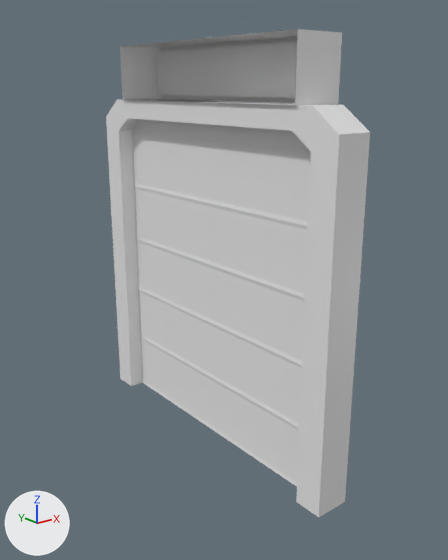
Renders of the FBX model GlitchCoreProject/Assets/3D Models/Map parts/Door_Open.fbx from each side of a commit.
Camera for both pictures: a 50 mm lens placed at (-2.24, -2.92, 2.2), pointed at (-0.01, -0.13, 1.08). The lights are fixed; the arrows at lower left show +X, +Y and +Z. Where no turn or scale is listed for an object, it has been applied to the vertices.
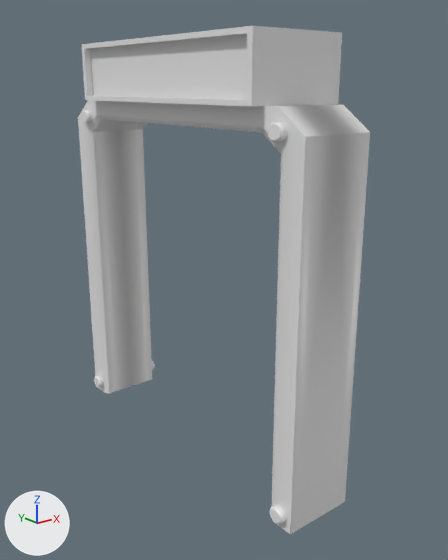
Where the newer file only moved an object's origin or applied its transform, the numbers keep the older frame.

Location of each change, [x1, y1, x2, y2] in pixels of the pictures (448 x 560 px):
'Cube', reshaped (11% wider)
    before: [106, 99, 370, 517]
    after: [78, 100, 370, 534]
'Cube.001', deleted
    before: [132, 119, 311, 487]
'Cube.003', reshaped (17% wider)
    before: [120, 29, 342, 105]
    after: [81, 26, 342, 106]
'Cube.002', reshaped (not visible before)
    after: [81, 110, 288, 524]
part 2 of me_cube, built on
    before: [106, 99, 339, 517]
    after: [78, 100, 339, 534]
part 3 of me_cube_001, added
    after: [81, 110, 92, 123]
part 4 of me_cube_001, added
    after: [94, 375, 104, 387]
part 5 of me_cube_001, added
    after: [267, 122, 288, 142]
part 6 of me_cube_001, added
    after: [270, 505, 287, 524]

The change, as a diff of the scene's bpy script:
```diff
--- a/GlitchCoreProject/Assets/3D Models/Map parts/Door_Open.fbx.py
+++ b/GlitchCoreProject/Assets/3D Models/Map parts/Door_Open.fbx.py
@@ me_cube @@
 # used by ob_cube; location = (0.0, 0.0, 0.0)
-me_cube.from_pydata(...)  # 30 vertices, 27 faces; spans x -0.11..0.11, y -1.06..1.06, z 0.0..2.11
+me_cube.from_pydata(...)  # 48 vertices, 49 faces; spans x -0.32..0.11, y -1.06..1.06, z 0.0..2.11
+# me_cube part 2
+# 5 faces are deleted
+# 6 vertices are added at (-0.32, -0.93, 0.0), (-0.32, 0.93, 0.0), (-0.32, 0.79, 2.02), (-0.32, 0.93, 1.93), (-0.32, -0.93, 1.93), (-0.32, -0.79, 2.02)
+# 6 new vertices lie (-0.21, 0.0, 0.0) away from vertices in x -0.11, y -1.06..1.06, z 0.0..2.11
+# 6 new vertices lie (-0.18, 0.0, 0.0) away from vertices in x -0.11, y -0.89..0.89, z 0.0..1.99
+# 27 new faces join them
 me_cube.materials.append(mat_material)
@@ me_cube_006 @@
 # used by ob_cube_003; location = (0.0, 0.0, 0.0)
-me_cube_006.from_pydata(...)  # 16 vertices, 13 faces; spans x -0.12..0.18, y -0.79..0.79, z 2.11..2.44
+me_cube_006.from_pydata(...)  # 28 vertices, 26 faces; spans x -0.39..0.18, y -0.79..0.79, z 2.11..2.44
+# me_cube_006 part 1
+# 4 vertices are removed from x -0.12, y -0.79..0.79, z 2.11..2.44
+# 4 faces are deleted
+# 16 vertices are added at x -0.39..-0.11, y -0.79..0.79, z 2.11..2.44
+# 16 new faces join them, mat_material (white #e7e7e7)
+# 1 new face joins them, mat_screen (white #e7e7e7)
 me_cube_006.materials.append(mat_material)
@@ me_cube_001 @@
 me_cube_001.from_pydata(...)  # 648 vertices, 640 faces; spans x 0.11..0.14, y -1.03..1.03, z 0.04..2.05
 # used by ob_cube_002; location = (0.0, 0.0, 0.0)
+# me_cube_001 part 3: the loose piece of 162 vertices spanning x 0.11..0.14, y 0.85..0.95, z 1.96..2.05 is copied, and the copy is mirrored in x about its middle, then moved by (-0.46, 0.0, 0.0); it spans x -0.35..-0.32, y 0.85..0.95, z 1.96..2.05
+# me_cube_001 part 4: the loose piece of 162 vertices spanning x 0.11..0.14, y 0.92..1.03, z 0.04..0.12 is copied, and the copy is mirrored in x about its middle, then moved by (-0.46, 0.0, 0.0); it spans x -0.35..-0.32, y 0.92..1.03, z 0.04..0.12
+# me_cube_001 part 5: the loose piece of 162 vertices spanning x 0.11..0.14, y -0.95..-0.85, z 1.96..2.05 is copied, and the copy is mirrored in x about its middle, then moved by (-0.46, 0.0, 0.0); it spans x -0.35..-0.32, y -0.95..-0.85, z 1.96..2.05
+# me_cube_001 part 6: the loose piece of 162 vertices spanning x 0.11..0.14, y -1.03..-0.92, z 0.04..0.12 is copied, and the copy is mirrored in x about its middle, then moved by (-0.46, 0.0, 0.0); it spans x -0.35..-0.32, y -1.03..-0.92, z 0.04..0.12
 me_cube_001.materials.append(mat_material)
@@ ob_cube_001 @@
-ob_cube_001 = bpy.data.objects.new('Cube.001', me_cube_005)
-ob_cube_001.location = (0.0, 0.0, 0.0)
```
